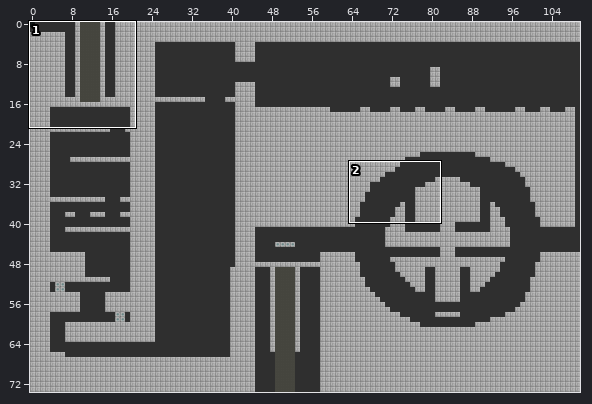
A Tiled map gets an edit: assets/dat/level7.tmx. Above, an overview of the earlier version with the close-up marked.
Close-up. Earlier state:
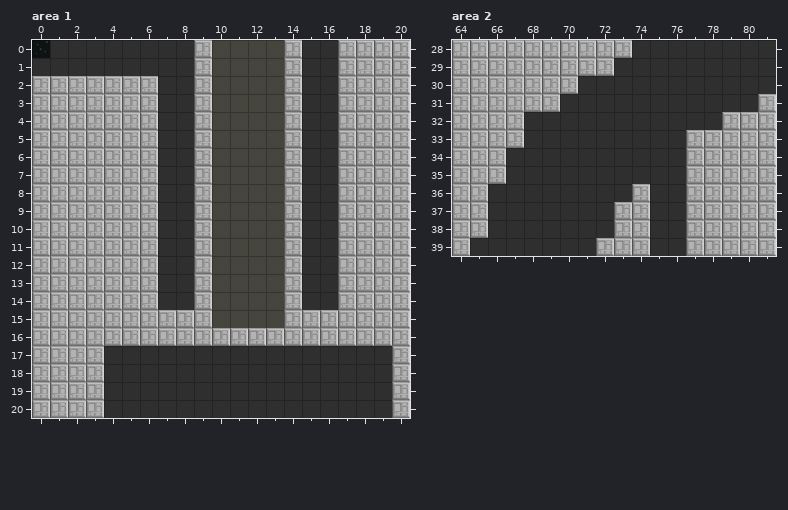
Cells are 20x20 px. Shown: area 1 x 0..20, y 0..20; area 2 x 64..81, y 28..39. The commit also changed other parts of the map, which this record leaves out.
After the commit:
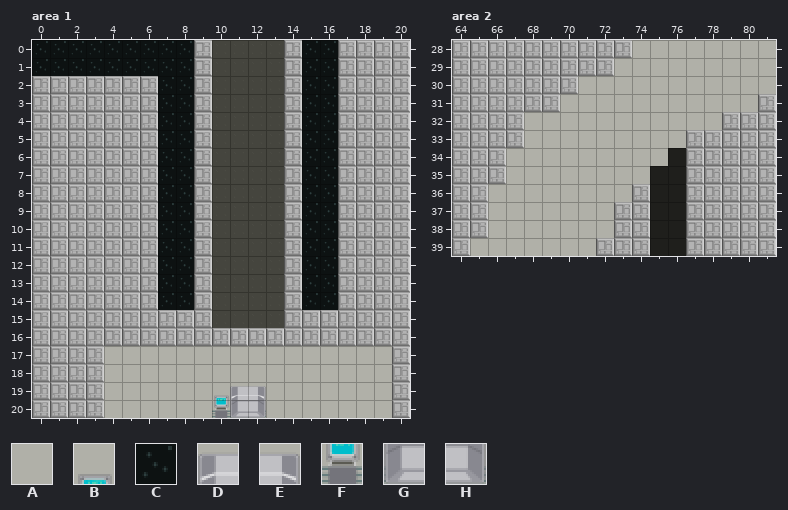
Key: from "defTile": A 21, B 41, C 55, D 57, E 58, F 92, G 93, H 94.
_ is an empty cell.
Tiles of an added or newly shown layer are drawn over the layers below it.
Difference:
Layer "bg" (now shown), area 1:
Tile A now appears in rows 17 to 18 at x 4 to 19; in rows 19 to 20 at x 4 to 9 and 13 to 19.
Tile B now appears in row 19 at x 10.
Tile C now appears in row 0 at x 1 to 8 and 15 to 16; in row 1 at x 0 to 8 and 15 to 16; in rows 2 to 14 at x 7 to 8 and 15 to 16.
Tile D now appears in row 19 at x 11.
Tile E now appears in row 19 at x 12.
Tile F now appears in row 20 at x 10.
Tile G now appears in row 20 at x 11.
Tile H now appears in row 20 at x 12.
Layer "bg" (now shown), area 2:
Tile A now appears in row 28 at x 74 to 81; in row 29 at x 73 to 81; in row 30 at x 71 to 81; in row 31 at x 70 to 80; in row 32 at x 68 to 78; in row 33 at x 68 to 76.
Tile A now appears in row 34 at x 67 to 75; in row 35 at x 67 to 74; in row 36 at x 66 to 73; in rows 37 to 38 at x 66 to 72; in row 39 at x 65 to 71.
